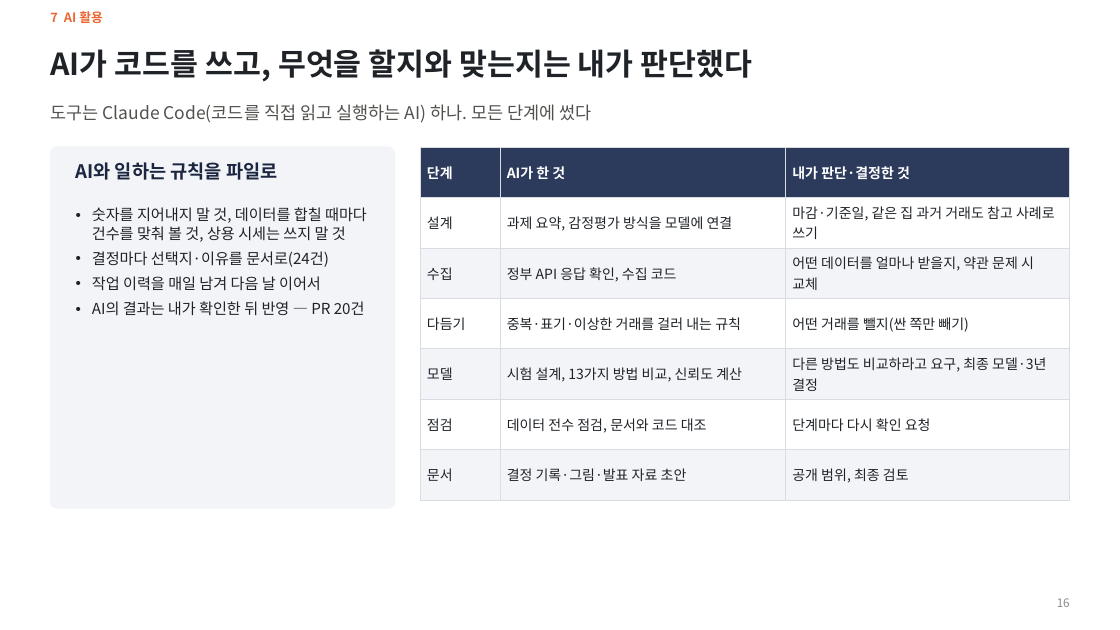
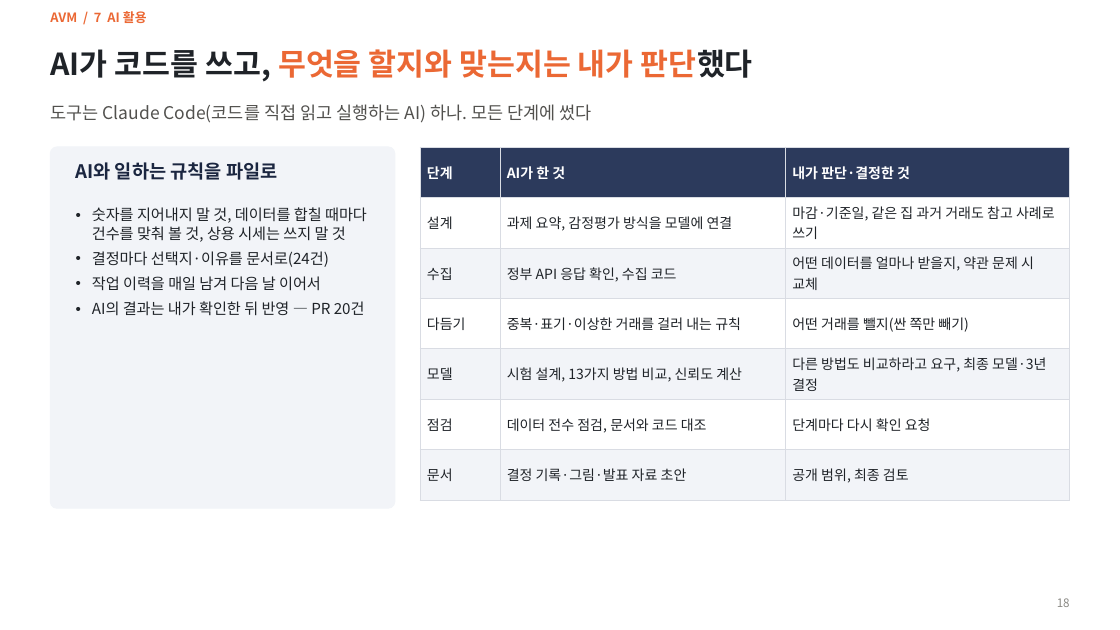
Before and after one commit to KimInSeok-DA/DA_Seoul_Villa_AVM, a slide deck: slide 18 of presentation/AVM_발표.pptx (slide 16 before the commit). Drawn at 1120x630 pixels with LibreOffice and Linux fonts; fonts in the diff are those of the drawing. Boxes give left, top, right and bottom in pixels: in the first picture for what was removed or moved away, otherwise in the second. Text is boxed around its words. In the diff, an @@ line names an element or a change of style, - is before the commit and + after.

```diff
--- a/presentation/AVM_발표.pptx
+++ b/presentation/AVM_발표.pptx
@@ title "AI가 코드를 쓰고, 무엇을 할지와 ..." at [50, 49, 753, 82]: text colour #1F2328 to #EB6834 in "무엇을 할지와 맞는지는 내가 판단했다" @@
@@ text at [50, 11, 147, 23]: text changed @@
-7 AI 활용
+AVM / 7 AI 활용
```
Also in this commit, not shown: 24 other slides changed, 2 slides added, 9 other files.
